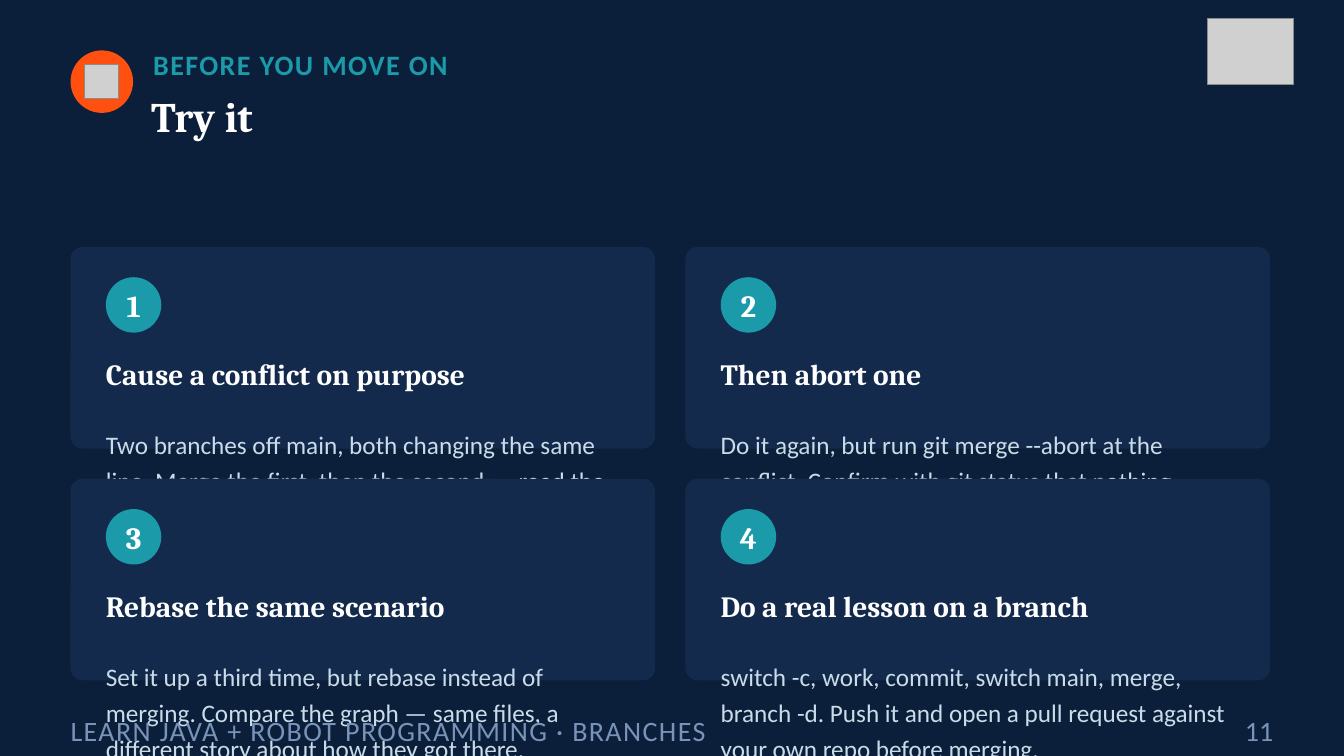
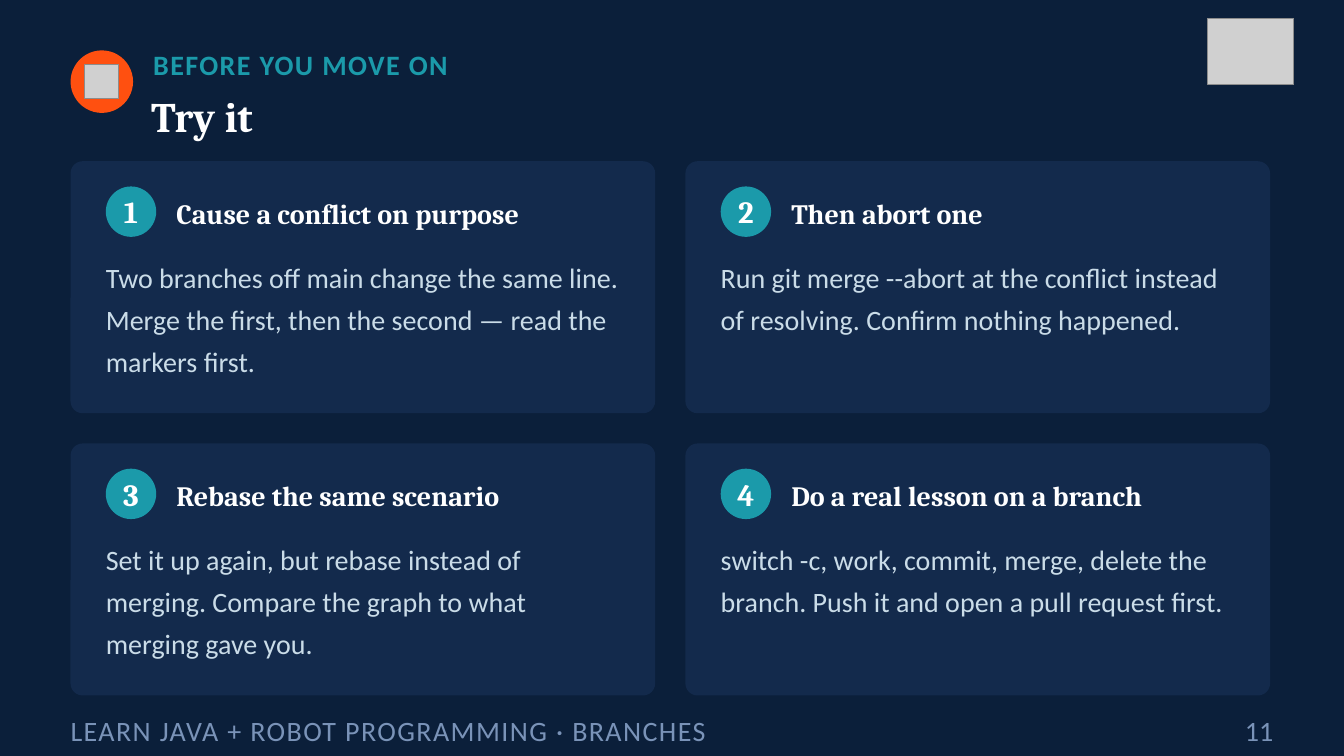
Before and after one commit to FRC5010/BasicRobotLessons, a slide deck: slide 11 of docs/presentations/v3/aside-git-branching.pptx. Drawn at 1344x756 pixels with LibreOffice and Linux fonts; fonts in the diff are those of the drawing; grey boxes stand for pictures. Boxes give left, top, right and bottom in pixels: in the first picture for what was removed or moved away, otherwise in the second. Text is boxed around its words. In the diff, an @@ line names an element or a change of style, - is before the commit and + after.

```diff
--- a/docs/presentations/v3/aside-git-branching.pptx
+++ b/docs/presentations/v3/aside-git-branching.pptx
@@ rounded rectangle resized from (x1=71, y1=247, x2=655, y2=449) to (x1=71, y1=161, x2=655, y2=413) @@
@@ proportions changed in 4 elements at (x1=71, y1=444, x2=655, y2=696), (x1=686, y1=444, x2=1270, y2=696), (x1=71, y1=161, x2=655, y2=413), (x1=686, y1=161, x2=1270, y2=413) @@
@@ rounded rectangle resized from (x1=686, y1=247, x2=1270, y2=449) to (x1=686, y1=161, x2=1270, y2=413) @@
@@ text "1" moved from (x1=127, y1=296, x2=141, y2=317) to (x1=124, y1=202, x2=138, y2=223) @@
@@ ellipse resized from (x1=106, y1=277, x2=161, y2=333) to (x1=106, y1=187, x2=156, y2=237) @@
@@ text "Cause a conflict on purpose" moved from (x1=106, y1=364, x2=465, y2=392) to (x1=176, y1=204, x2=519, y2=230) @@
@@ text "2" moved from (x1=741, y1=296, x2=757, y2=317) to (x1=738, y1=202, x2=754, y2=223) @@
@@ ellipse resized from (x1=721, y1=277, x2=776, y2=333) to (x1=721, y1=187, x2=771, y2=237) @@
@@ size 21 to 20 pt; vertical alignment top to middle in 4 elements at (x1=176, y1=486, x2=499, y2=507), (x1=791, y1=486, x2=1142, y2=507), (x1=176, y1=204, x2=519, y2=230), (x1=791, y1=204, x2=983, y2=225) @@
@@ text "Then abort one" moved from (x1=721, y1=364, x2=921, y2=386) to (x1=791, y1=204, x2=983, y2=225) @@
@@ text at (x1=106, y1=268, x2=618, y2=372): text changed; size 18 to 20 pt @@
-Two branches off main, both changing the same line. Merge the first, then the second — read the markers before resolving.
+Two branches off main change the same line. Merge the first, then the second — read the markers first.
@@ text at (x1=721, y1=268, x2=1218, y2=335): text changed; size 18 to 20 pt @@
-Do it again, but run git merge --abort at the conflict. Confirm with git status that nothing happened at all.
+Run git merge --abort at the conflict instead of resolving. Confirm nothing happened.
@@ rounded rectangle resized from (x1=71, y1=479, x2=655, y2=681) to (x1=71, y1=444, x2=655, y2=696) @@
@@ rounded rectangle resized from (x1=686, y1=479, x2=1270, y2=681) to (x1=686, y1=444, x2=1270, y2=696) @@
@@ text "3" moved from (x1=126, y1=528, x2=142, y2=550) to (x1=123, y1=485, x2=139, y2=507) @@
@@ ellipse resized from (x1=106, y1=509, x2=161, y2=565) to (x1=106, y1=469, x2=156, y2=519) @@
@@ text "Rebase the same scenario" moved from (x1=106, y1=596, x2=444, y2=618) to (x1=176, y1=486, x2=499, y2=507) @@
@@ text "4" moved from (x1=740, y1=528, x2=757, y2=549) to (x1=737, y1=485, x2=754, y2=506) @@
@@ ellipse resized from (x1=721, y1=509, x2=776, y2=565) to (x1=721, y1=469, x2=771, y2=519) @@
@@ text "Do a real lesson on ..." moved from (x1=721, y1=596, x2=1089, y2=618) to (x1=791, y1=486, x2=1142, y2=507) @@
@@ text at (x1=106, y1=550, x2=526, y2=659): text changed; size 18 to 20 pt @@
-Set it up a third time, but rebase instead of merging. Compare the graph — same files, a different story about how they got there.
+Set it up again, but rebase instead of merging. Compare the graph to what merging gave you.
@@ text at (x1=721, y1=550, x2=1222, y2=617): text changed; size 18 to 20 pt @@
-switch -c, work, commit, switch main, merge, branch -d. Push it and open a pull request against your own repo before merging.
+switch -c, work, commit, merge, delete the branch. Push it and open a pull request first.
```
Also in this commit, not shown: 8 other slides changed, 8 other files.
